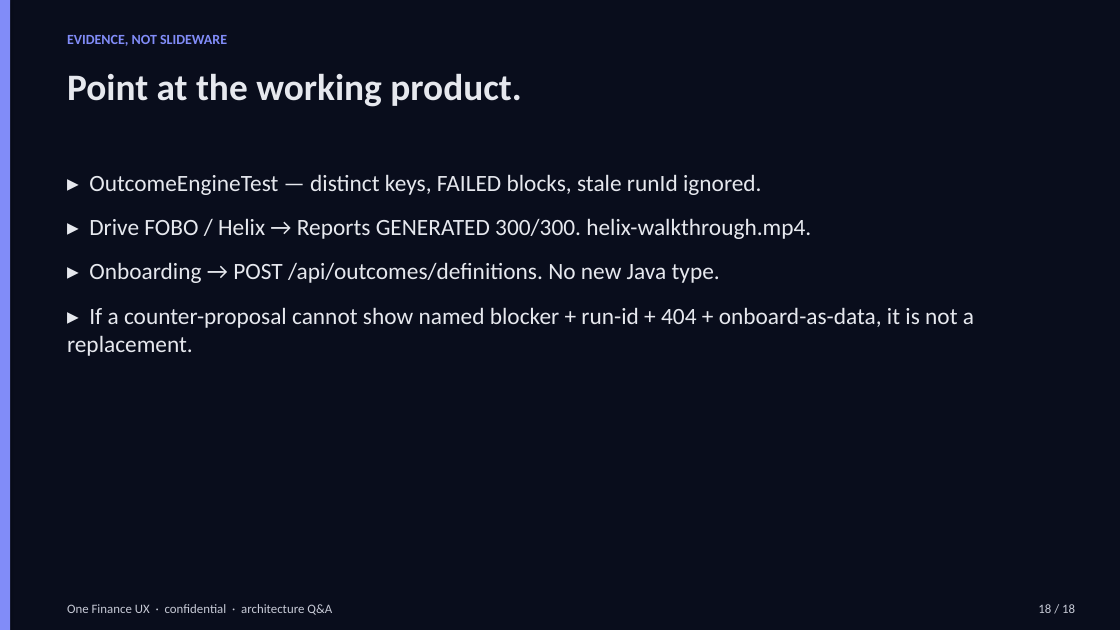
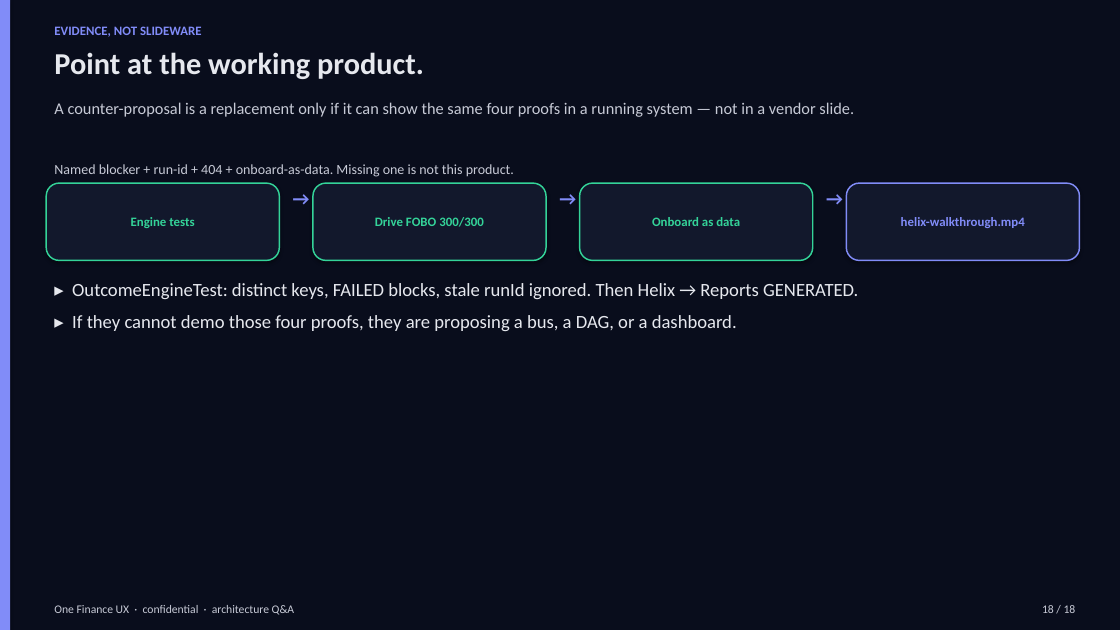
Before and after one commit to praveen2025work/onefinuxdemo, a slide deck: slide 18 of docs/design/arch-qa-deck.pptx. Drawn at 1120x630 pixels with LibreOffice and Linux fonts; fonts in the diff are those of the drawing. Boxes give left, top, right and bottom in pixels: in the first picture for what was removed or moved away, otherwise in the second. Text is boxed around its words. In the diff, an @@ line names an element or a change of style, - is before the commit and + after.

```diff
--- a/docs/design/arch-qa-deck.pptx
+++ b/docs/design/arch-qa-deck.pptx
@@ text "EVIDENCE, NOT SLIDEWARE": place and size @@
-text "EVIDENCE, NOT SLIDEWARE" at <box>67,35,227,46</box>
+text "EVIDENCE, NOT SLIDEWARE" at <box>54,26,202,37</box>
@@ text "EVIDENCE, NOT SLIDEWARE" at <box>54,26,202,37</box>: size 12 to 11 pt @@
@@ text "Point at the working product.": place and size @@
-text "Point at the working product." at <box>67,73,522,107</box>
+text "Point at the working product." at <box>54,52,424,79</box>
@@ text "Point at the working product." at <box>54,52,424,79</box>: size 32 to 26 pt @@
@@ text at <box>54,102,854,117</box>: text changed; size 20 to 14 pt; text colour #E6E8EE to #C7CAD6 @@
-▸ OutcomeEngineTest — distinct keys, FAILED blocks, stale runId ignored.
-▸ Drive FOBO / Helix → Reports GENERATED 300/300. helix-walkthrough.mp4.
-▸ Onboarding → POST /api/outcomes/definitions. No new Java type.
-▸ If a counter-proposal cannot show named blocker + run-id + 404 + onboard-as-data, it is not a replacement.
+A counter-proposal is a replacement only if it can show the same four proofs in a running system — not in a vendor slide.
@@ text added at <box>54,164,514,177</box>, 12 pt, text #C7CAD6 @@
+Named blocker + run-id + 404 + onboard-as-data. Missing one is not this product.
@@ rounded rectangle added at <box>46,183,279,260</box>, fill #12182C, outline #34D399 1.25 pt, 11 pt, text #34D399, bold @@
+Engine tests
@@ text added at <box>284,183,308,260</box>, 16 pt, text #818CF8, bold @@
+→
@@ rounded rectangle added at <box>313,183,546,260</box>, fill #12182C, outline #34D399 1.25 pt, 11 pt, text #34D399, bold @@
+Drive FOBO 300/300
@@ text added at <box>551,183,575,260</box>, 16 pt, text #818CF8, bold @@
+→
@@ rounded rectangle added at <box>580,183,812,260</box>, fill #12182C, outline #34D399 1.25 pt, 11 pt, text #34D399, bold @@
+Onboard as data
@@ text added at <box>818,183,841,260</box>, 16 pt, text #818CF8, bold @@
+→
@@ rounded rectangle added at <box>846,183,1079,260</box>, fill #12182C, outline #818CF8 1.25 pt, 11 pt, text #818CF8, bold @@
+helix-walkthrough.mp4
@@ text added at <box>72,283,858,331</box>, 16 pt, text #E6E8EE @@
+▸ OutcomeEngineTest: distinct keys, FAILED blocks, stale runId ignored. Then Helix → Reports GENERATED.
+▸ If they cannot demo those four proofs, they are proposing a bus, a DAG, or a dashboard.
@@ text "One Finance UX · confidential ...": place and size @@
-text "One Finance UX · confidential ..." at <box>67,604,332,615</box>
+text "One Finance UX · confidential ..." at <box>54,605,294,615</box>
@@ text "One Finance UX · confidential ..." at <box>54,605,294,615</box>: size 11 to 10 pt @@
@@ text "18 / 18" at <box>1042,605,1076,613</box>: size 11 to 10 pt @@
```
Also in this commit, not shown: 17 other slides changed, 4 other files.
